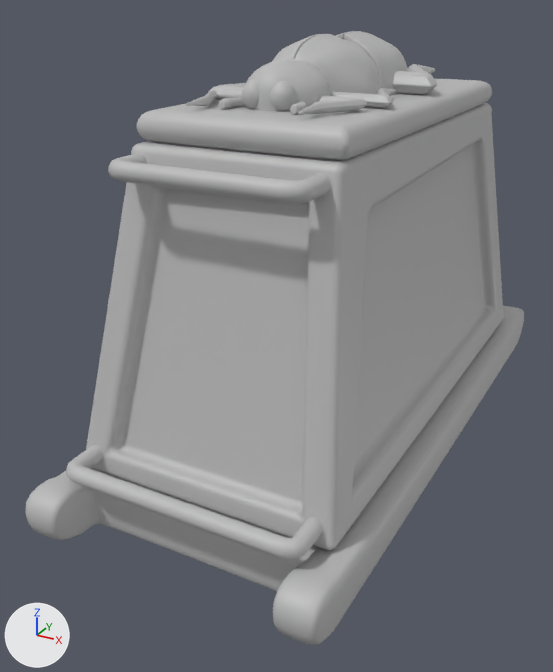
An edit to the FBX model 3D Art Folder/FBX/GameJam 1/Props/Final Room/Treasure_Cove.fbx, drawn before and after from the same camera.
Rendered twice from a 50 mm lens placed at (1.38, -3.1, 1.32), pointed at (0.32, -1.18, 0.36). The axes (+X, +Y, +Z) are drawn at lower left. The lights are the same throughout. Where no turn or scale is listed for an object, it has been applied to the vertices.

The first picture shows 'Treasure_Body', 'Treasure_Lid'.
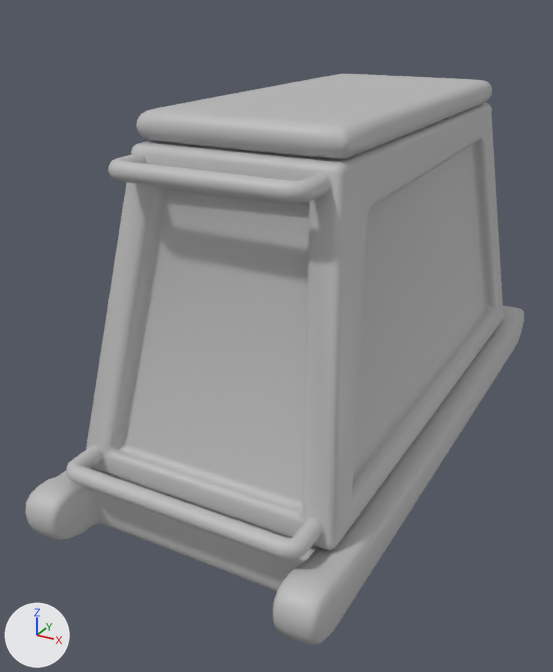
ob_treasure_cove is not drawn itself; it is the parent of ob_treasure_lid.

Where the newer file only moved an object's origin or applied its transform, the numbers keep the older frame.

The change, as a list of edits to the scene's bpy script:
```text
Change me_mesh_001:
    used by ob_treasure_lid; parent = ob_treasure_cove; location = (42.47, 107.8, 98.61); scale = (0.923, 1.0, 1.0)
    remove me_mesh_001.from_pydata(...)  # 13781 vertices, 13404 faces; spans x -31.4..31.4, y -15.5..15.5, z -60.4..60.4
    add me_mesh_001.from_pydata(...)  # 482 vertices, 480 faces; spans x -28.9..28.9, y -7.3..7.3, z -60.4..60.4
    me_mesh_001 part 1: the loose piece of 482 vertices spanning x -31.4..31.4, y -15.5..-0.8, z -60.4..60.4 is scaled about its middle by (0.923, 1, 1), then moved by (0.0, 8.1, 0.0)
    me_mesh_001 part 2: 16 loose pieces with 13299 vertices, spanning x -29.0..27.6, y -1.3..15.5, z -55.7..55.7, are deleted
Change ob_treasure_lid:
    ob_treasure_lid.scale: (0.923, 1.0, 1.0) -> (1.0, 1.0, 1.0)
    ob_treasure_lid.location: (42.47, 107.8, 98.61) -> (43.22, 100.3, 98.57)
Change ob_treasure_cove:
    ob_treasure_cove.location: (0.00746, 0.000413, 0.00407) -> (0.0, 0.0, 0.0)
```

Pixel boxes (x1, y1, x2, y2) of what changed, in the pictures (553 x 672 px; the box of a moved part takes in the faces that stretch with it):
'Treasure_Lid', reshaped, moved, rescaled
    before: (136, 31, 492, 160)
    after: (136, 74, 492, 159)
part 1 of me_mesh_001, moved or reshaped
    before: (137, 78, 491, 160)
    after: (137, 74, 491, 159)
part 2 of me_mesh_001, deleted
    before: (185, 31, 437, 115)
